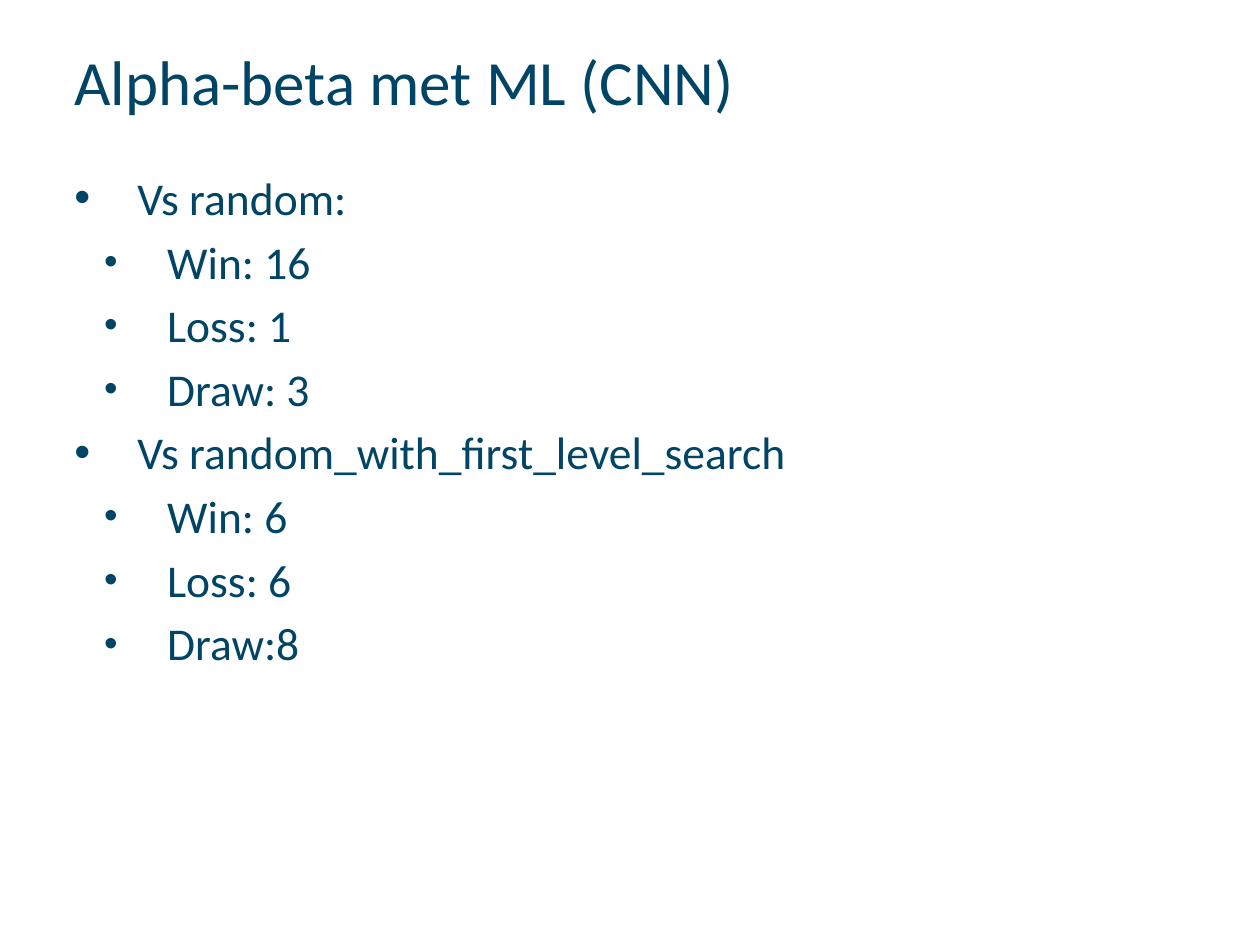
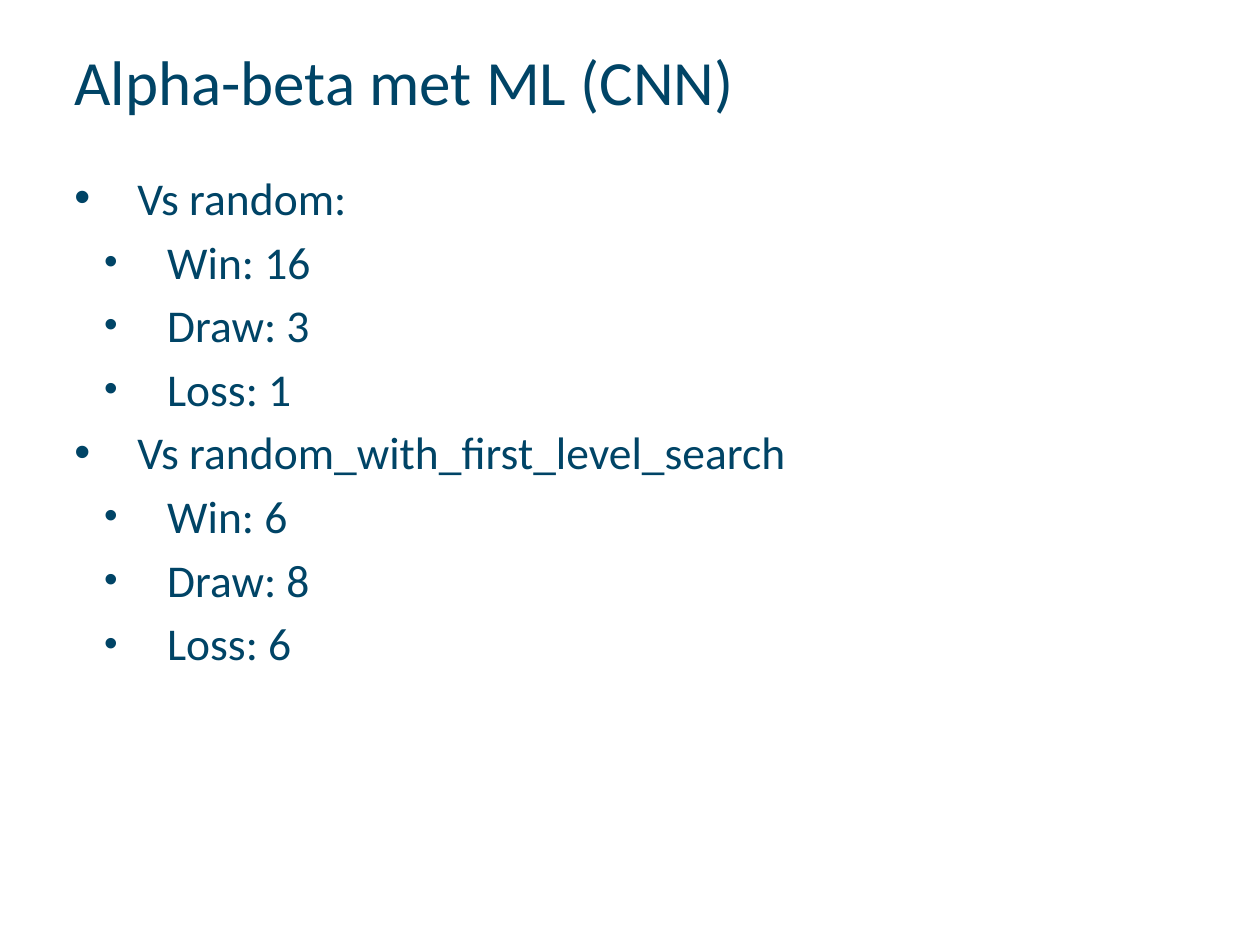
Before and after one commit to Nuytemans-Dieter/Practicum, a slide deck: slide 15 of PresentatieAI.pptx. Drawn at 1260x945 pixels with LibreOffice and Linux fonts; fonts in the diff are those of the drawing; background and template pictures are left out. Boxes give left, top, right and bottom in pixels: in the first picture for what was removed or moved away, otherwise in the second. Text is boxed around its words. In the diff, an @@ line names an element or a change of style, - is before the commit and + after.

```diff
--- a/PresentatieAI.pptx
+++ b/PresentatieAI.pptx
@@ text at box(167, 312, 309, 343): paragraph added @@
+  • Draw: 3
@@ text at box(167, 376, 309, 407): paragraph removed @@
-  • Draw: 3
@@ text at box(167, 566, 309, 598): paragraph added @@
+  • Draw: 8
@@ text at box(167, 629, 299, 661): paragraph removed @@
-  • Draw:8
```
Also in this commit, not shown: 2 other slides changed.
